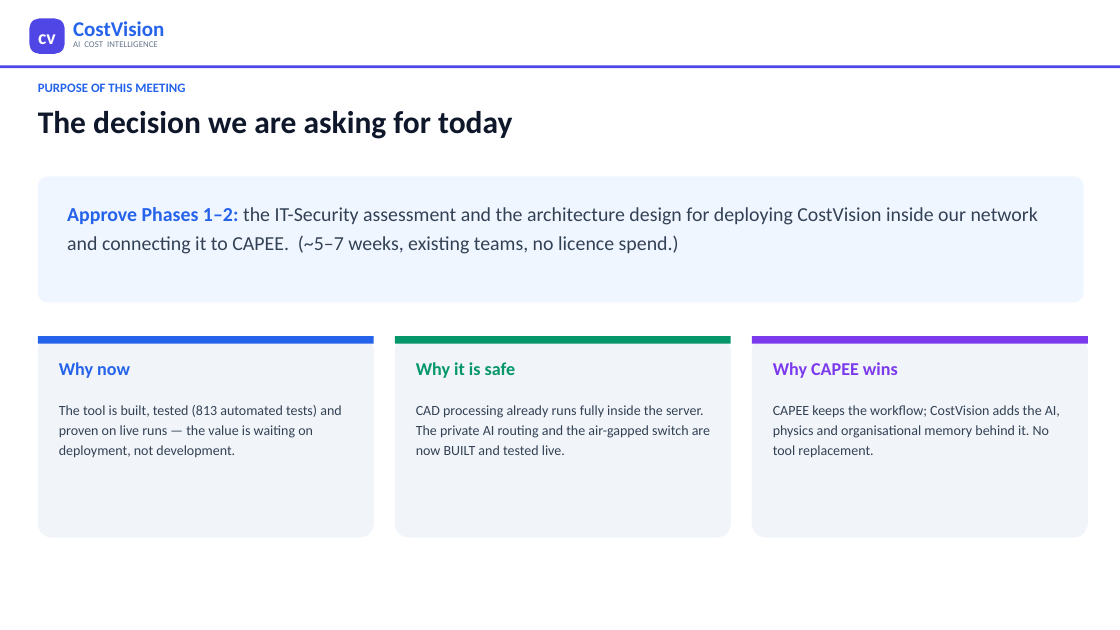
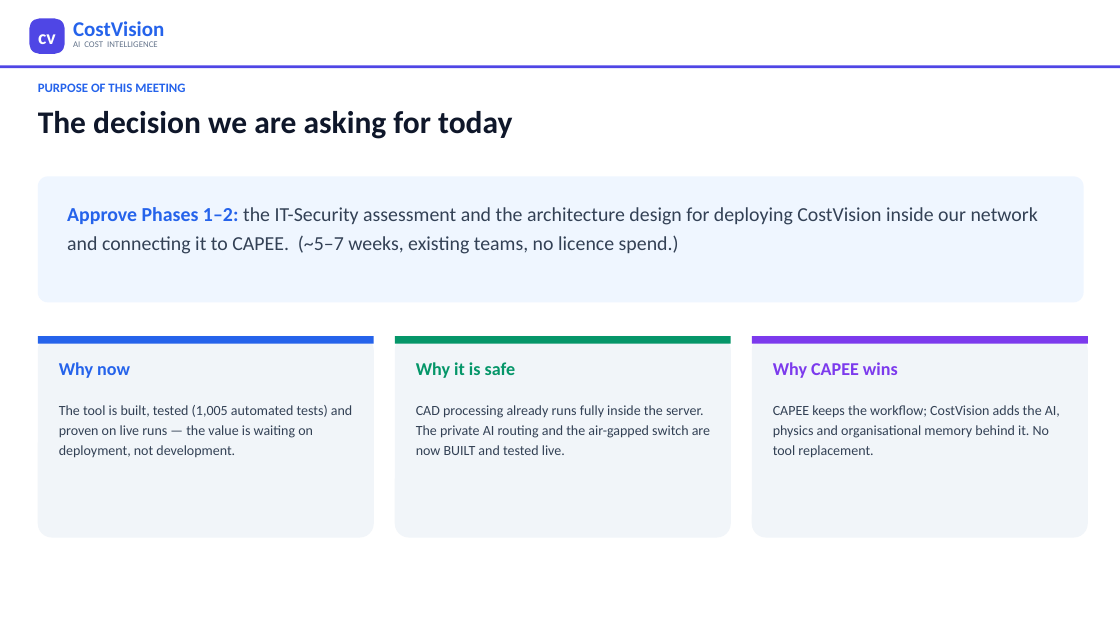
Before and after one commit to bhosaleavinash546/leamington-marathi, a slide deck: slide 2 of CostVision-Implementation-Blueprint.pptx. Drawn at 1120x630 pixels with LibreOffice and Linux fonts; fonts in the diff are those of the drawing. Boxes give left, top, right and bottom in pixels: in the first picture for what was removed or moved away, otherwise in the second. Text is boxed around its words. In the diff, an @@ line names an element or a change of style, - is before the commit and + after.

```diff
--- a/CostVision-Implementation-Blueprint.pptx
+++ b/CostVision-Implementation-Blueprint.pptx
@@ text at (59,405,352,458): text changed @@
-The tool is built, tested (813 automated tests) and proven on live runs — the value is waiting on deployment, not development.
+The tool is built, tested (1,005 automated tests) and proven on live runs — the value is waiting on deployment, not development.
```
Also in this commit, not shown: 5 other slides changed, 1 other file.
